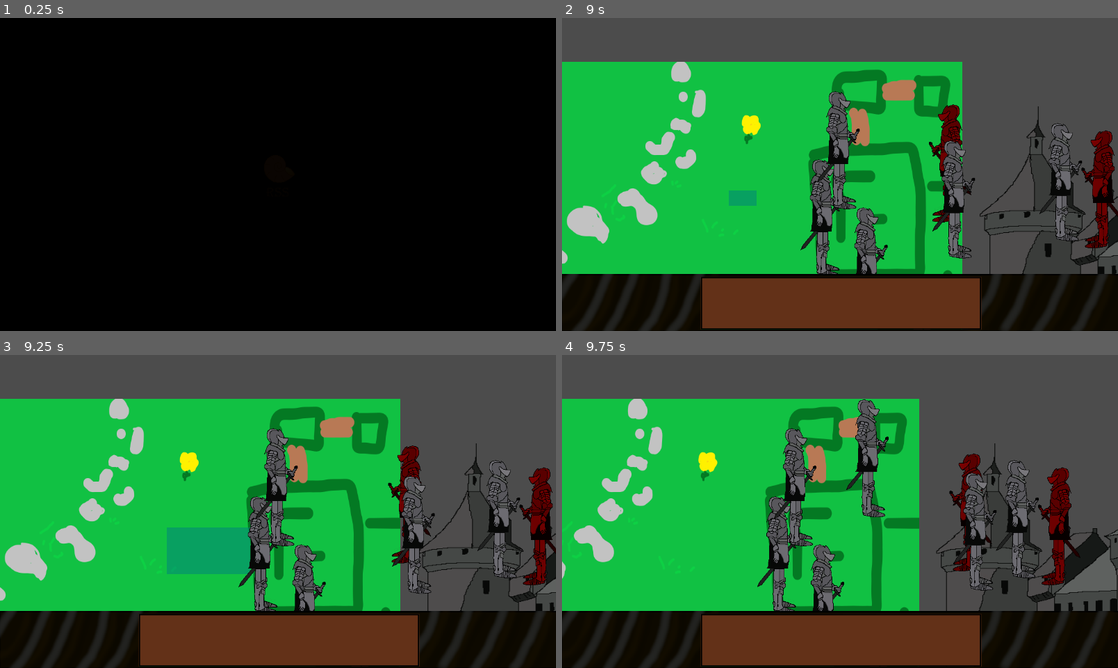
Above: before the commit, frames 1-4 (two rows, left to right).
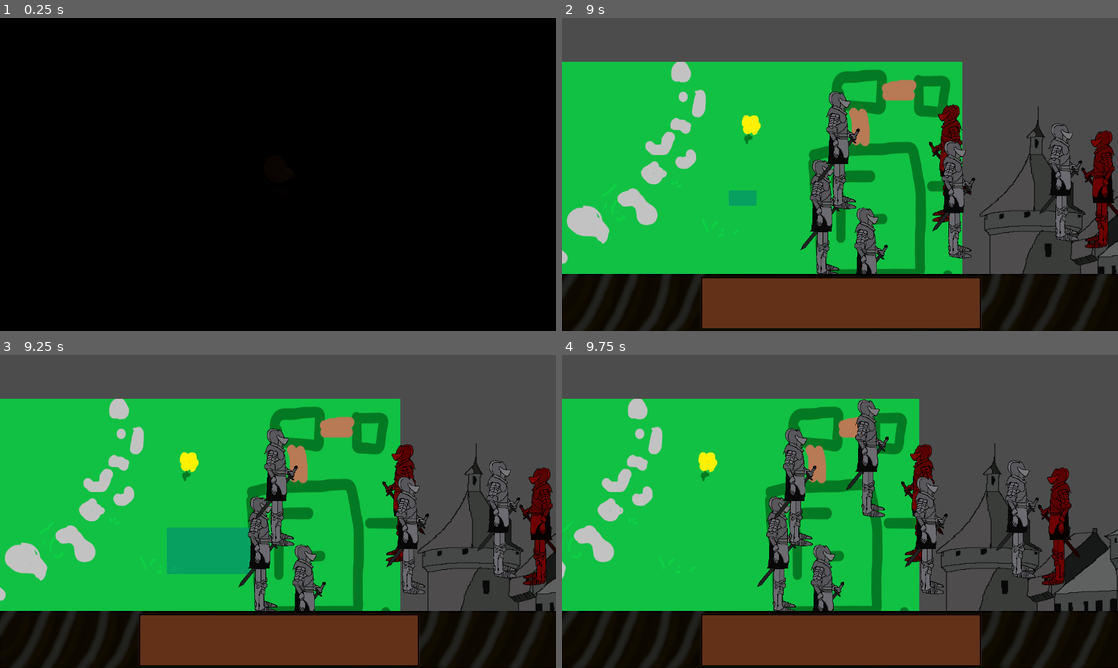
Above: after the commit, the same moments.

Repository: An0n3m0us/RSS-Godot
Game: Godot game, scene res://src/game/IntroScreen.tscn
Same seed, same stepped clock (60 frames per second), same inputs: the game is played once before the commit and once after it.
Inputs (mouse positions are in pixels of both pictures, inside the frame that each line leads up to):
- Up to frame 1 (0.25 s): no input
- Up to frame 2 (9 s): click (650, 115) at 0.5 s; click (650, 115) at 1.25 s; tap Enter at 2 s; move the mouse to (962, 158) at 2.02 s; hold Right 2.03-2.75 s; tap 1 at 2.1, 3.8, 5.1, 6.6, 8.3 s; click (962, 158) at 2.17 s; tap Up at 2.27, 5.27, 8.27 s; drag from (728, 190) to (812, 237) at 2.77 s; move the mouse to (895, 105) at 3.52 s; hold Left 3.53-4.25 s; tap 2 at 3.6, 8.1 s; click (895, 105) at 3.67 s; drag from (812, 237) to (673, 127) at 4.27 s; move the mouse to (1006, 221) at 5.02 s; hold Right 5.03-5.75 s; click (1006, 221) at 5.17 s; drag from (673, 127) to (756, 96) at 5.77 s; move the mouse to (867, 174) at 6.52 s; hold Right 6.53-7.25 s; click (867, 174) at 6.67 s; drag from (756, 96) to (728, 190) at 7.27 s; move the mouse to (962, 158) at 8.02 s; hold Left 8.03-8.75 s; click (962, 158) at 8.17 s; drag from (728, 190) to (812, 237) at 8.77 s
- Up to frame 3 (9.25 s): no input
- Up to frame 4 (9.75 s): move the mouse to (895, 442) at 9.52 s; hold Right from 9.53 s (still down); tap 1 at 9.6 s; click (895, 442) at 9.67 s

Frames 1-2 are identical in both runs. In frame 3, 1.7% of the frame differs, in the area x 68-79%, y 28-77%; in frame 4, 2.8%, in the area x 61-79%, y 28-77%.

Commit message:
Remove continuation of movement after collision by characters

Diff:
--- a/src/actors/Esquire.gd
+++ b/src/actors/Esquire.gd
@@ -16,3 +16,6 @@
 	velocity = position.direction_to(target) * speed
 	if position.distance_to(target) > 5:
 		velocity = move_and_slide(velocity)
+
+	if is_on_wall() or is_on_floor():
+		target = position
--- a/src/actors/Esquire.tscn
+++ b/src/actors/Esquire.tscn
@@ -9,7 +9,7 @@
 [ext_resource path="res://src/actors/Esquire.gd" type="Script" id=7]
 
 [sub_resource type="RectangleShape2D" id=1]
-extents = Vector2( 10.4218, 17.87 )
+extents = Vector2( 19.3693, 37.1352 )
 
 [node name="Esquire" type="KinematicBody2D"]
 script = ExtResource( 7 )
@@ -60,4 +60,5 @@
 }
 
 [node name="CollisionShape2D" type="CollisionShape2D" parent="."]
+position = Vector2( 1.32684, 13.9318 )
 shape = SubResource( 1 )
--- a/src/scripts/GameScene.gd
+++ b/src/scripts/GameScene.gd
@@ -33,9 +33,6 @@
 			add_child(player)
 
 	if event is InputEventMouseButton and event.button_index == BUTTON_LEFT:
-
-		print(selected.size())
-
 		if event.pressed:
 			if selected.size() == 0:
 				dragging = true
@@ -56,9 +53,6 @@
 			query.set_shape(select_rect)
 			query.transform = Transform2D(0, (drag_end + drag_start) / 2)
 			selected = space.intersect_shape(query)
-
-			print(selected.size())
-
 			for item in selected:
 				item.collider.selected = true
 				item.collider.get_node("Pivot").get_node("Selection").visible = true
